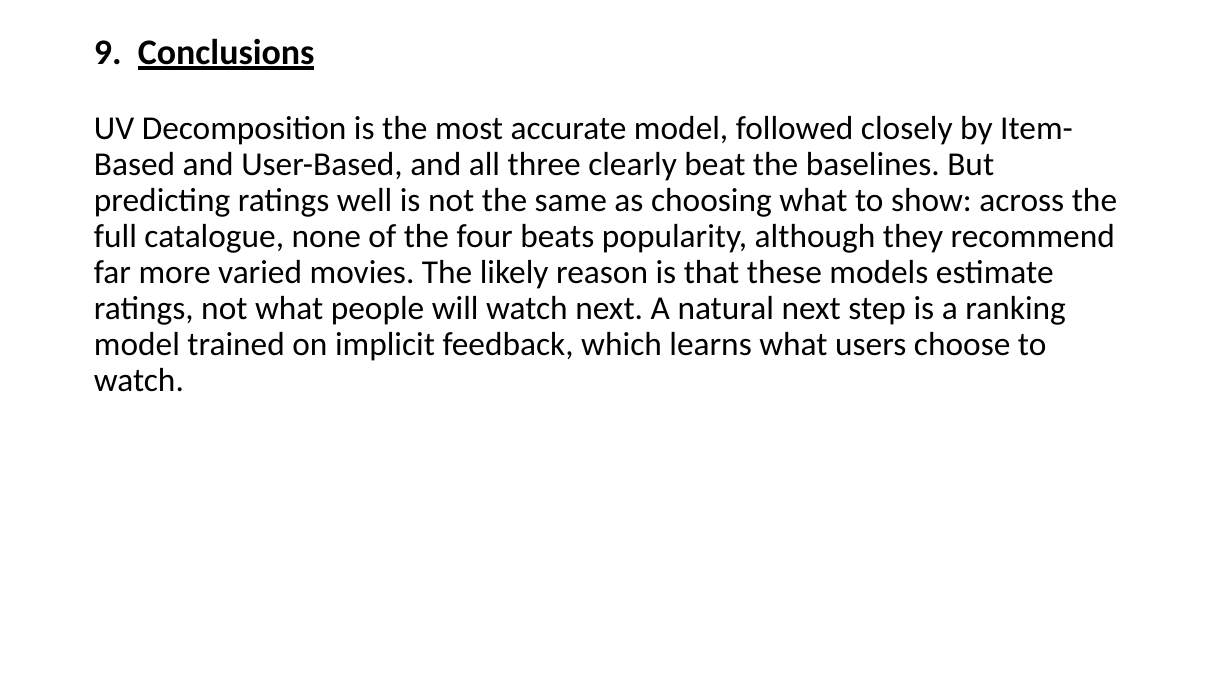
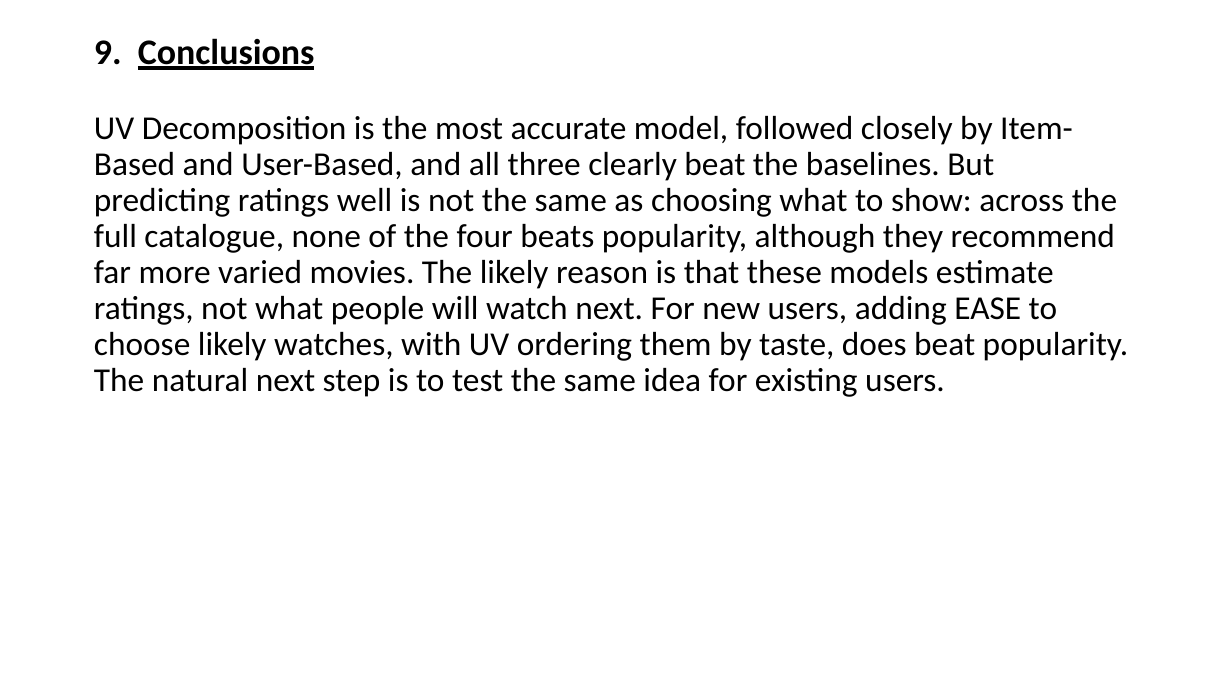
Before and after one commit to BillyGeros94/movie-recommendation-system, a slide deck: slide 14 of presentation/Recommender Presentation.pptx. Drawn at 1232x693 pixels with LibreOffice and Linux fonts; fonts in the diff are those of the drawing. Boxes give left, top, right and bottom in pixels: in the first picture for what was removed or moved away, otherwise in the second. Text is boxed around its words. In the diff, an @@ line names an element or a change of style, - is before the commit and + after.

Commit message:
Add EASE and UV hybrid for new-user recommendations

```diff
--- a/presentation/Recommender Presentation.pptx
+++ b/presentation/Recommender Presentation.pptx
@@ text at [94,116,1129,397]: text changed @@
-UV Decomposition is the most accurate model, followed closely by Item-Based and User-Based, and all three clearly beat the baselines. But predicting ratings well is not the same as choosing what to show: across the full catalogue, none of the four beats popularity, although they recommend far more varied movies. The likely reason is that these models estimate ratings, not what people will watch next. A natural next step is a ranking model trained on implicit feedback, which learns what users choose to watch.
+UV Decomposition is the most accurate model, followed closely by Item-Based and User-Based, and all three clearly beat the baselines. But predicting ratings well is not the same as choosing what to show: across the full catalogue, none of the four beats popularity, although they recommend far more varied movies. The likely reason is that these models estimate ratings, not what people will watch next. For new users, adding EASE to choose likely watches, with UV ordering them by taste, does beat popularity. The natural next step is to test the same idea for existing users.
```
Also in this commit, not shown: 1 other slide changed, 14 other files.
